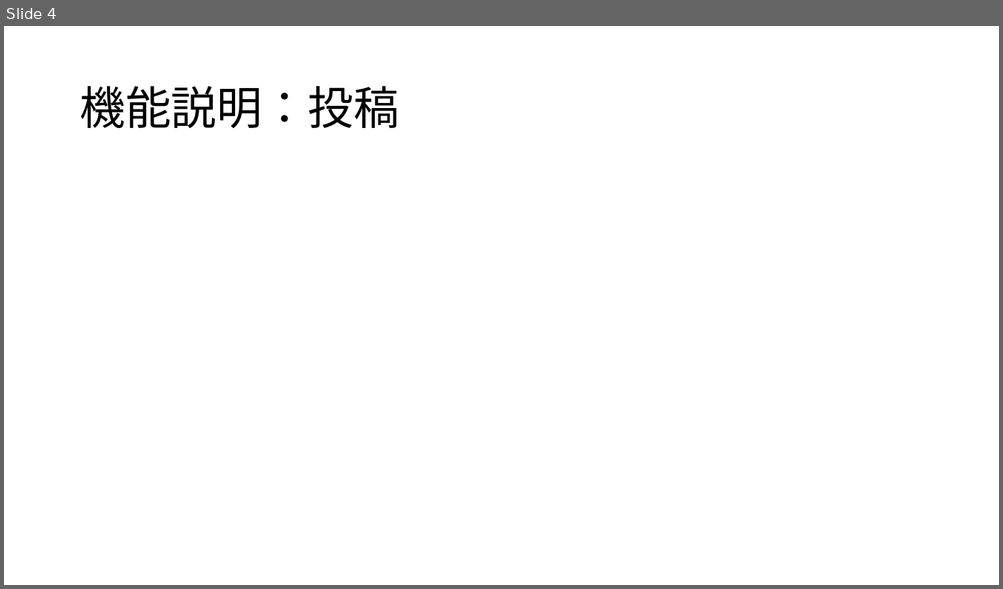
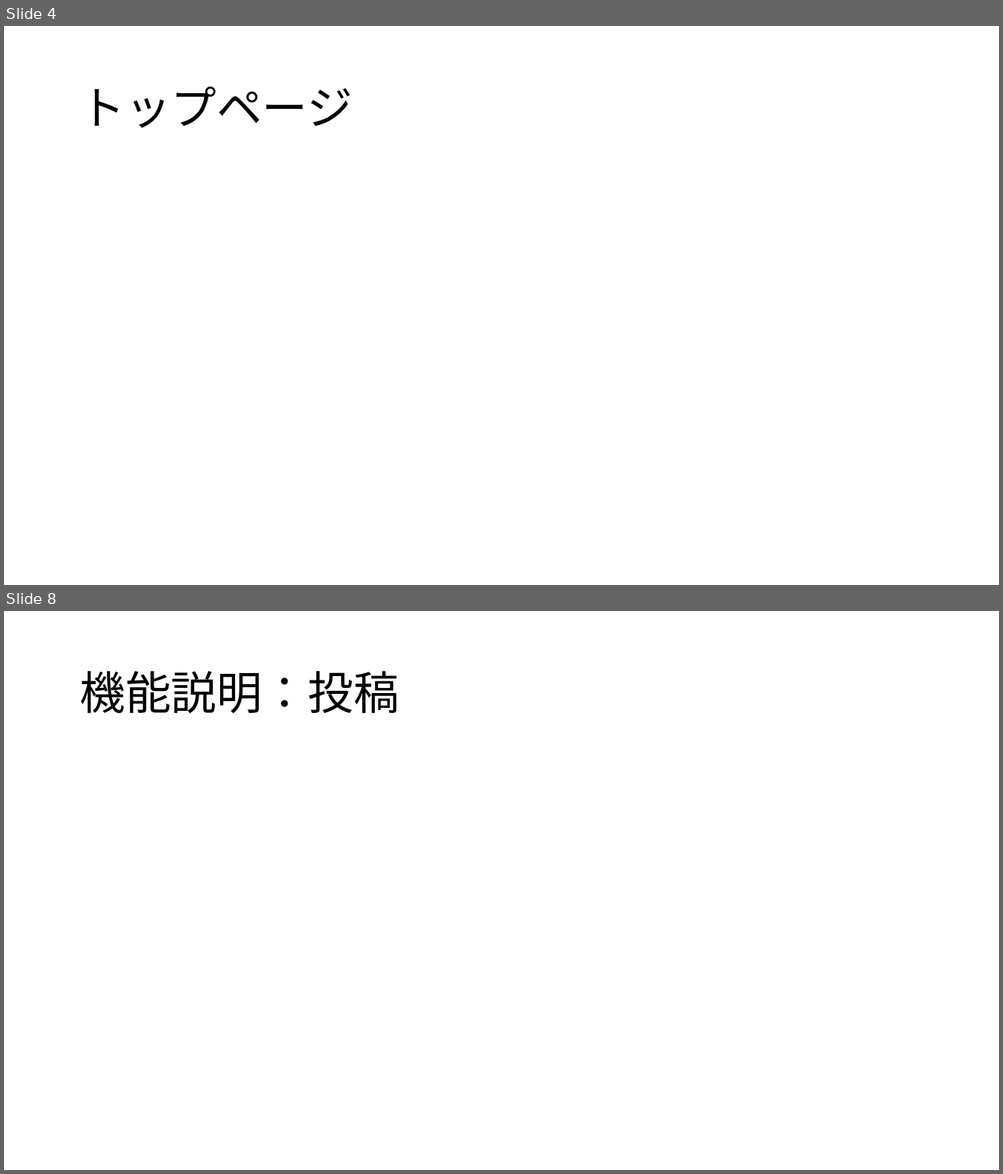
Before and after one commit to dojo2022/B-3, a slide deck: doc/B3炙りえんがわ_成果発表会資料.pptx. Shown one above the other, each under a label of ours: slide 4 before the commit, slides 4 and 8 after it; the slides between them are not shown. The pictures are 1003x589 and 1003x1174 pixels, drawn with LibreOffice and Linux fonts; fonts in the diff are those of the drawing. Boxes give left, top, right and bottom in pixels: in the first picture for what was removed or moved away, otherwise in the second. Text is boxed around its words. In the diff, an @@ line names an element or a change of style, - is before the commit and + after.

```diff
--- a/doc/B3炙りえんがわ_成果発表会資料.pptx
+++ b/doc/B3炙りえんがわ_成果発表会資料.pptx
@@ slide 4 added at [4, 26, 999, 585], background #FFFFFF @@
@@ title added at [79, 87, 352, 128], 44 pt, text #000000 @@
+トップページ
@@ what was slide 4 is now slide 8 @@
```
Also in this commit, not shown: 2 slides changed, 5 other slides added, 1 slide removed.
